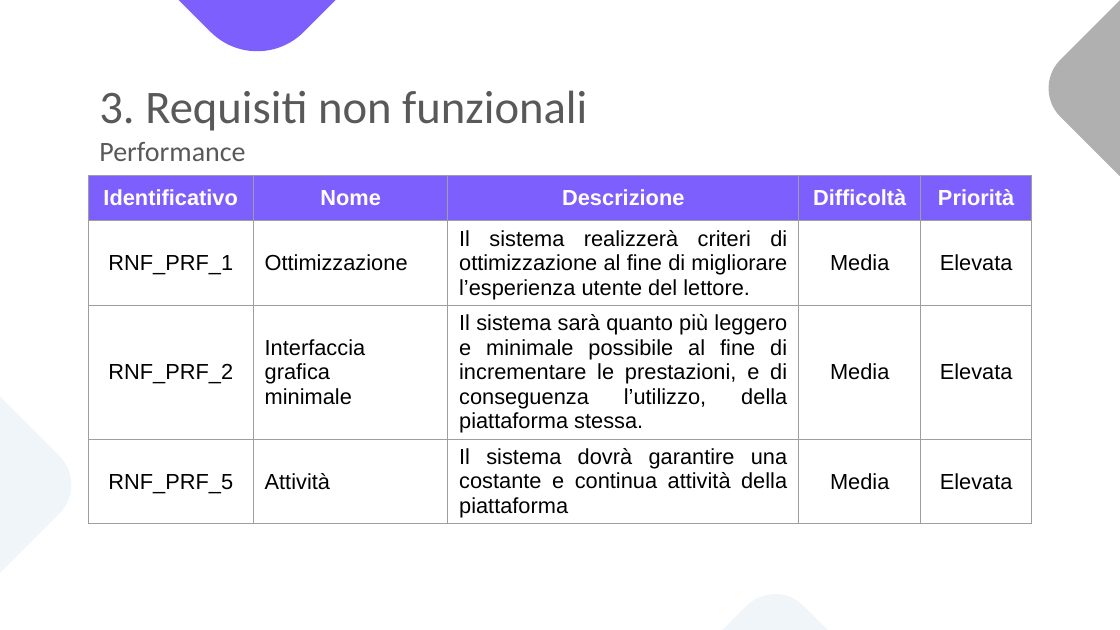
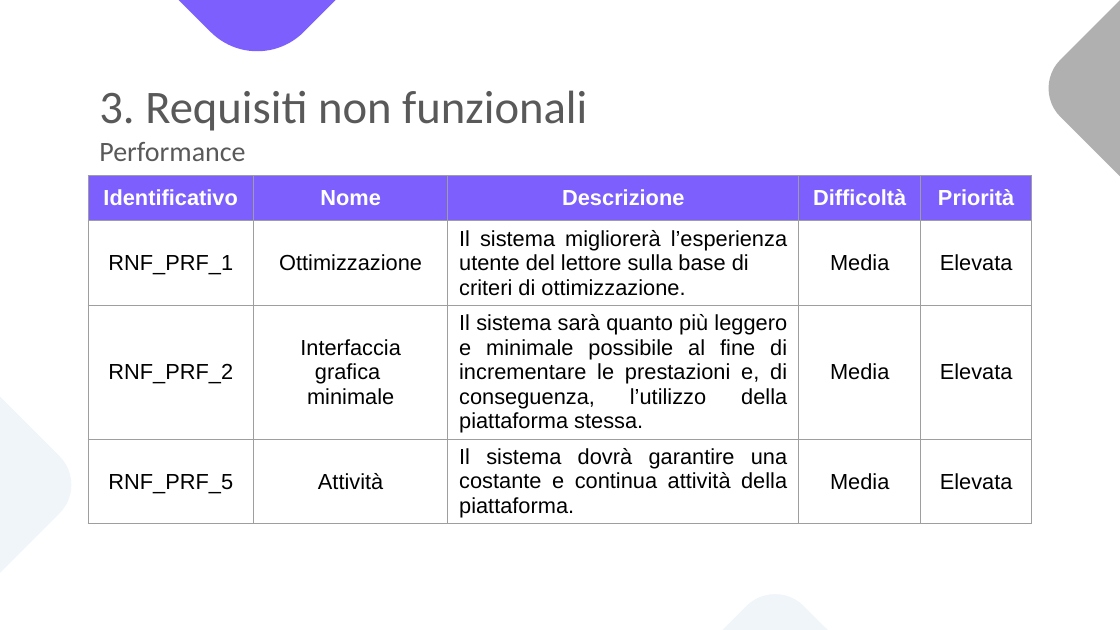
Before and after one commit to notjuary/Bookster_Classe03, a slide deck: slide 21 of DOC/Presentazione.pptx. Drawn at 1120x630 pixels with LibreOffice and Linux fonts; fonts in the diff are those of the drawing. Boxes give left, top, right and bottom in pixels: in the first picture for what was removed or moved away, otherwise in the second. Text is boxed around its words. In the diff, an @@ line names an element or a change of style, - is before the commit and + after.

```diff
--- a/DOC/Presentazione.pptx
+++ b/DOC/Presentazione.pptx
@@ table at (x1=88, y1=176, x2=1033, y2=542) @@
-row 2, column 3: Il sistema realizzerà criteri di ottimizzazione al fine di migliorare l’esperienza utente del lettore.
+row 2, column 3: Il sistema migliorerà l’esperienza utente del lettore sulla base di / criteri di ottimizzazione.
-row 3, column 3: Il sistema sarà quanto più leggero e minimale possibile al fine di incrementare le prestazioni, e di conseguenza l’utilizzo, della piattaforma stessa.
+row 3, column 3: Il sistema sarà quanto più leggero e minimale possibile al fine di incrementare le prestazioni e, di conseguenza, l’utilizzo della piattaforma stessa.
-row 4, column 3: Il sistema dovrà garantire una costante e continua attività della piattaforma
+row 4, column 3: Il sistema dovrà garantire una costante e continua attività della piattaforma.
@@ alignment left to centre @@
```
Also in this commit, not shown: 57 other slides changed, 1 slide removed.
